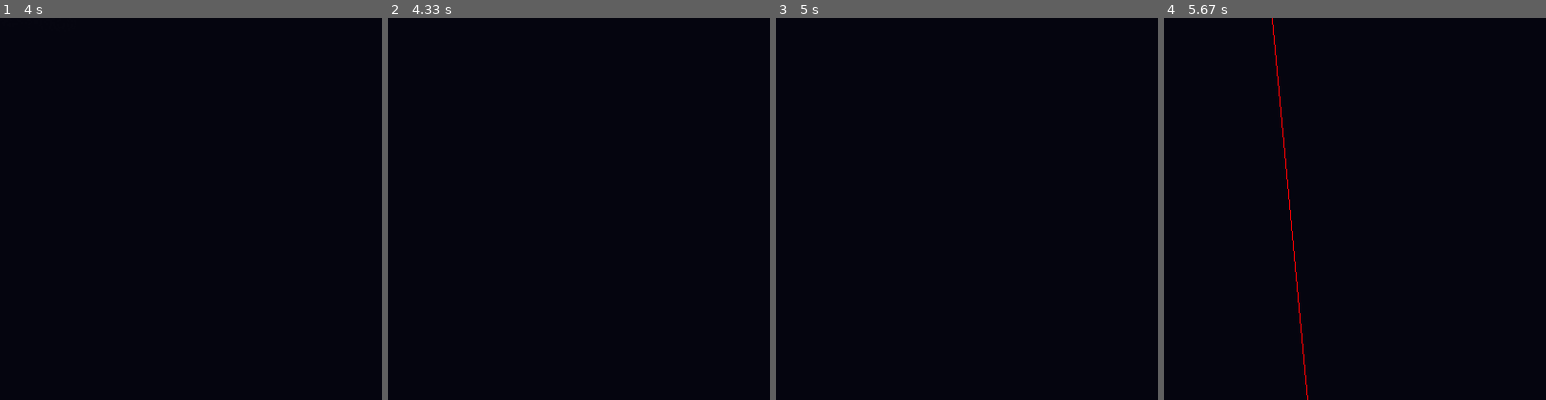
Above: before the commit, frames 1-4 (left to right).
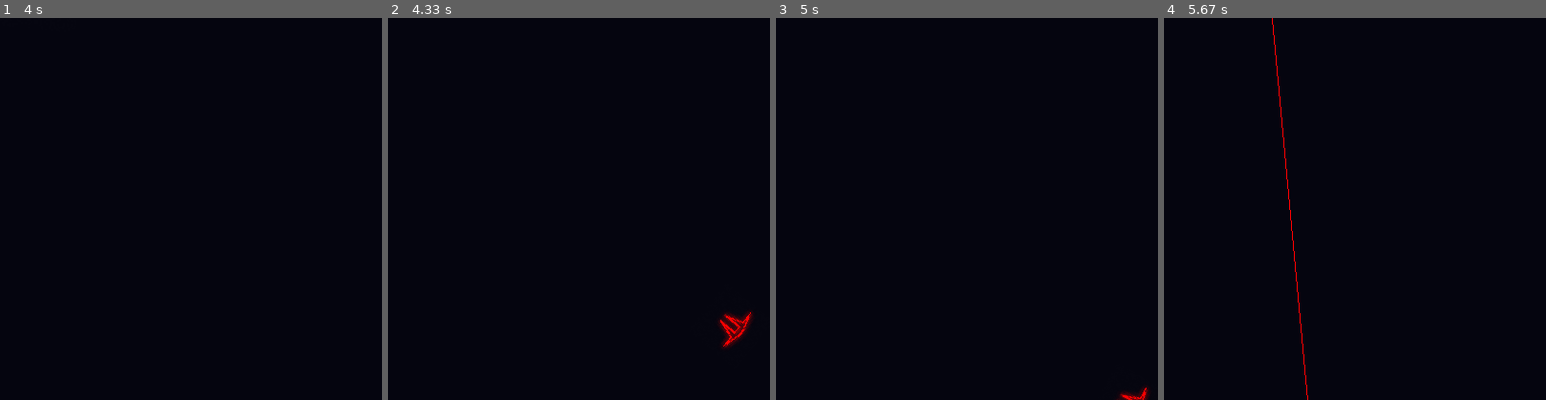
Above: after the commit, the same moments.

Repository: Redfrog80/Capsher-Game-Jam-Spring-2023
Game: pygame game, started from main.py
Two runs of this game, one before a commit and one after it. Both use one fixed random seed, a clock stepped at 60 frames per second and the inputs below.
Inputs (mouse positions are % of the whole screen's width and height, from its top left):
- Up to frame 1 (4 s): hold D 0.33-0.8 s; move the mouse to (46, 54) at 0.37 s; hold W 0.83-1.13 s; move the mouse to (26, 51) at 0.87 s; press the mouse at (62, 59) at 1.2 s; move the mouse to (43, 36) at 1.3 s; release the mouse at (24, 13) at 1.43 s; hold D 1.5-1.97 s; click (52, 16) at 1.58 s; hold A 2-2.53 s; click (45, 76) at 2.08 s; hold S 2.57-2.87 s; click (47, 33) at 2.65 s; hold A 2.9-3.3 s; click (36, 29) at 2.98 s; hold W 3.33-3.7 s; click (76, 41) at 3.42 s; hold D from 3.73 s (still down); click (81, 48) at 3.82 s
- Up to frame 2 (4.33 s): keep holding D
- Up to frame 3 (5 s): release D at 4.37 s; hold S 4.4-4.77 s; click (71, 32) at 4.48 s; hold A from 4.8 s (still down); click (21, 31) at 4.88 s
- Up to frame 4 (5.67 s): release A at 5.27 s; hold D from 5.3 s (still down); click (54, 46) at 5.38 s
The pictures show only the part of the screen within x 41-91%, y 50-100%; the shares and areas given below are measured in that part.

Frame 1 is identical in both runs. In frame 2, 0.5% of the frame differs, in the area x 86-96%, y 76-87%; in frame 3, 0.2%; in frame 4, nothing differs.

Commit message:
ready for alpha test

Diff:
--- a/lib/objects/Enemy.py
+++ b/lib/objects/Enemy.py
@@ -23,6 +23,9 @@
         self.max_follow_distance = max_dist
         self.damp_factor = damp_fac
         self.hover_distance = hover_dist
+
+    def setTarget(self, target):
+        self.target = target
 
     def collisionEffect(self, dt, obj):
         if isinstance(obj, Projectile) and obj.tag == "player_bullet":
--- a/lib/world/GameWorld.py
+++ b/lib/world/GameWorld.py
@@ -1,7 +1,8 @@
 from pygame import Surface, Rect
 import pygame
 from lib.misc import *
-from lib.objects import Camera, GameObject
+from lib.objects import Camera, GameObject, Enemy
+import random
 
 
 def check_out_of_bound(boundary, obj):
@@ -11,6 +12,24 @@
             r.left < b.left,
             r.bottom > b.bottom,
             r.right > b.right)
+
+
+def chance(c):
+    """in percentage"""
+    return random.randint(0, 100) < c
+
+
+def randist(center, d_range, world_dim):
+    """
+    :param center: tuple of obj pos
+    :param d_range: min and max dis from obj
+    :param world_dim: tuple of world dimension
+    :return: tuple x and y of new pos
+    """
+    while True:
+        out = random.randint(0, world_dim[0]), random.randint(0, world_dim[1])
+        if d_range[0] <= magnitude(subTuple(center, out)) <= d_range[1]:
+            return out
 
 
 class GameWorld:
@@ -33,7 +52,9 @@
         self.collided_pairs = {}
         self.border_behavior = self.border_default
         self.debug_title_map = False
-        self.maxEnemy = 100
+        self.__max_count__ = {}
+        self.__max_count__ = {"enemy": 100}  # limited 100 enemy so I can be lazy
+        self.player = None  # for enemy tracking purpose. Player is a little special
 
     def __update_tile_map__(self):
         self.tileMap = {}
@@ -174,5 +195,20 @@
                                  Rect(subTuple(mulElements(tile, self.__tiledim__), self.__camera__.boundary.topleft),
                                       self.__tiledim__))
 
-    def spawnEnemy(self, ):
-        pass
+    def spawnObj(self, prop, num_range, obj_class, tag):
+        """
+        build on top of adding object but allow number and probability and random location spawn
+        """
+        if chance(prop):
+            if not self.__game_objects__.get(tag):  # add empty tag if not exit
+                self.__game_objects__.update({tag: {}})
+            for _ in range(random.randint(*num_range)):
+                while True:
+                    # make sure to generate new obj with different name
+                    nametest = tag + str(random.randint(0, 1000))
+                    if nametest not in self.__game_objects__[tag]:
+                        new_obj = obj_class(nametest, randist(self.player.pos, (300, 1200), self.__dim__.size), (48, 48))
+                        if issubclass(obj_class, Enemy):  # this setting allow me to set tracking on player
+                            new_obj.setTarget(self.player)
+                        self.add_game_object(tag, new_obj)
+                        break
--- a/lib/world/eventcontroller.py
+++ b/lib/world/eventcontroller.py
@@ -9,7 +9,7 @@
     use to handle player input and world event
     """
     def __init__(self, player_object: Player, game_world: GameWorld) -> None:
-        self.extraEventList = []
+        self.extraEventList = {}
         self.player = player_object
         self.world = game_world
         self.run = True
@@ -17,12 +17,10 @@
         self.shooting = False
         self.player.gun.firerate = 0.2
 
-    def update_player(self, dt):
+    def update_events(self, dt):
         for event in pygame.event.get():
             if event.type == pygame.QUIT:
                 return False
-            if event.type in self.extraEventList:
-                print("custom")
             if event.type == KEYDOWN:
                 if event.key == K_w:
                     self.player.goForward()
@@ -49,6 +47,9 @@
                 self.shooting = True
             if event.type == MOUSEBUTTONUP:
                 self.shooting = False
+            if event.type in self.extraEventList:
+                data = self.extraEventList[event.type]
+                data[0](data[1], data[2], data[3], data[4])
 
         if self.shooting and self.player.liveflag:
             bullet = self.player.shoot(dt, "b_" + str(self.bullet_num))
@@ -58,14 +59,14 @@
 
         return True
 
-    def addEvent(self, time, chance, amount, obj_class, tag):
+    def addEventSpawn(self, time, chance, num_range, obj_class, tag):
         """
         :param time: time occur in s
         :param chance: probability of something happen 0 - 1
-        :param amount: tuple: lower and upper bound
+        :param num_range: tuple: lower and upper bound
         :param obj_class: which class to spawn
         :param tag: obj tag
         """
         newEvent = pygame.USEREVENT + 1
         pygame.time.set_timer(newEvent, time * 1000)
-        self.extraEventList.append(newEvent)
+        self.extraEventList.update({newEvent: (self.world.spawnObj, chance, num_range, obj_class, tag)})
--- a/main.py
+++ b/main.py
@@ -40,35 +40,18 @@
 
 # world add obj and event
 world.add_game_object("Player", player)
+world.player = player
 world.set_tracked_object("Player", 100)
 
-controller.addEvent(3, 0.5, (0, 3), enemy.Assault, "enemy")
-controller.addEvent(5, 1, (1, 4), enemy.Kamikaze, "enemy")
-controller.addEvent(5, 1, (0, 2), enemy.Juggernaut, "enemy")
-
-# def addenemy1
-
-# test
-# for i in range(10):
-#     newEnemy = enemy.Assault("a_" + str(i), (random.randint(0, 2000), random.randint(0, 2000)), (48, 48),
-#                              img="resources/images/enemy2.png")
-#     world.add_game_object("enemy", newEnemy)
-#
-# for i in range(20):
-#     newEnemy = enemy.Kamikaze("k_" + str(i), (random.randint(0, 2000), random.randint(0, 2000)), (48, 48),
-#                              img="resources/images/enemy3.png")
-#     world.add_game_object("enemy", newEnemy)
-#
-# for i in range(10):
-#     newEnemy = enemy.Juggernaut("j_" + str(i), (random.randint(0, 2000), random.randint(0, 2000)), (48, 48),
-#                              img="resources/images/enemy4.png")
-#     world.add_game_object("enemy", newEnemy)
+controller.addEventSpawn(2, 100, (1, 6), enemy.Assault, "enemy")
+controller.addEventSpawn(3, 100, (1, 5), enemy.Kamikaze, "enemy")
+controller.addEventSpawn(4, 100, (2, 2), enemy.Juggernaut, "enemy")
 
 run = True
 while run:
     # update
     dt = clock.tick(FPS) / 1000
-    run = controller.update_player(dt)
+    run = controller.update_events(dt)
     world.update(dt)
     # render
     game_screen.fill((5, 5, 15))  # background
